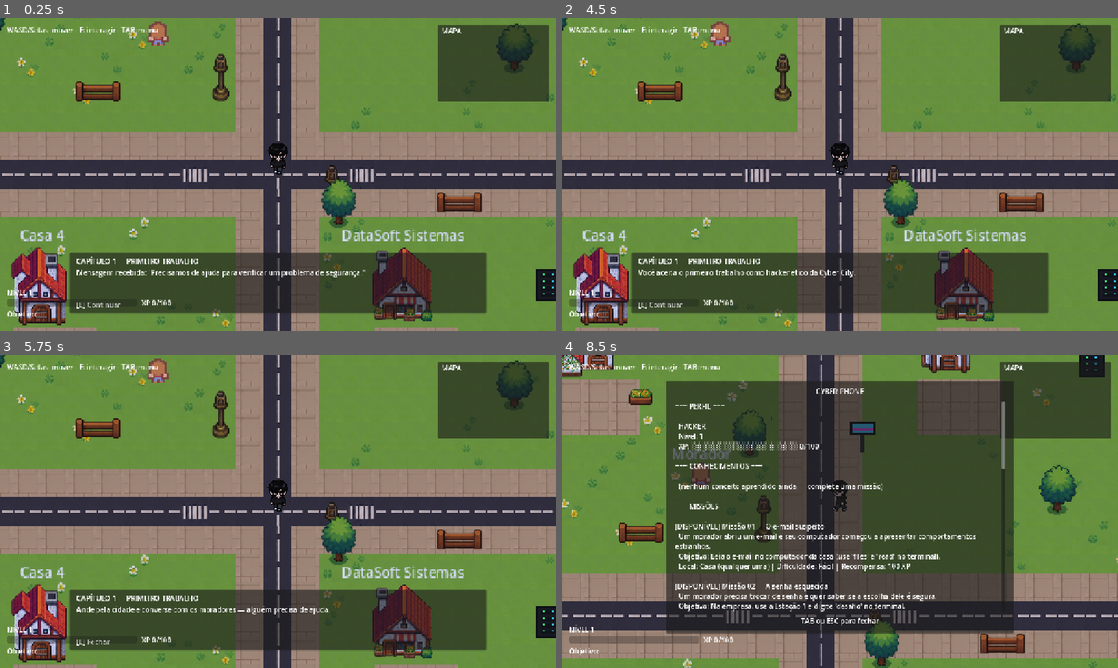
Above: before the commit, frames 1-4 (two rows, left to right).
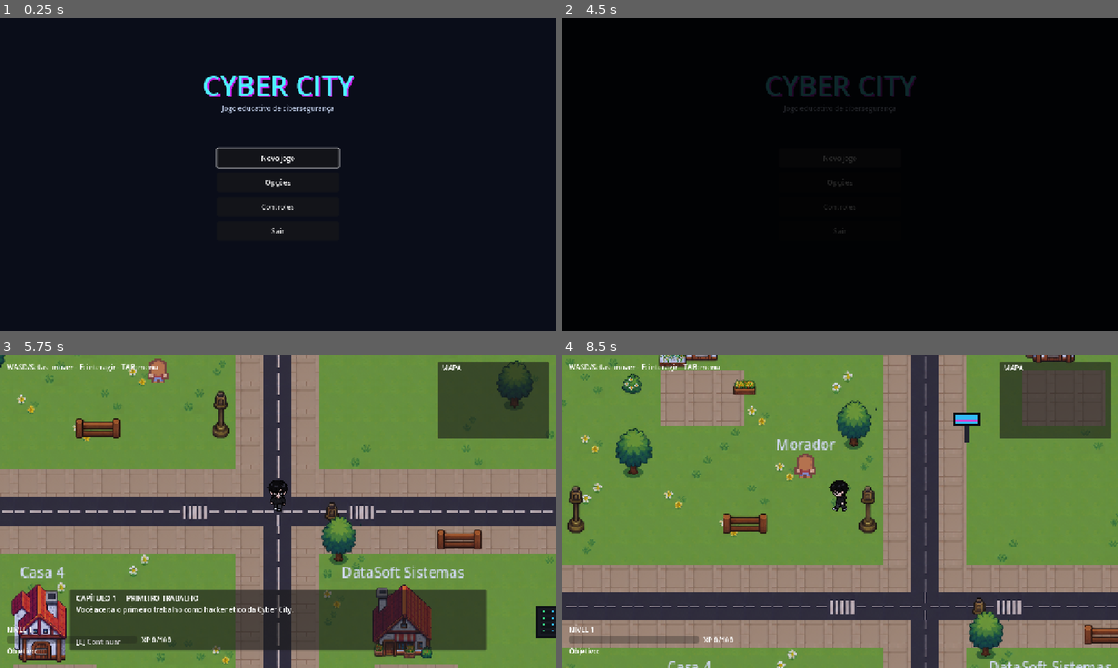
Above: after the commit, the same moments.

Repository: brenocoelhos/CyberCity
Game: Godot game, scene res://scenes/ui/MainMenu.tscn
The game is run twice, just before and just after one commit, with the same random seed, the same clock (stepped at 60 frames per second) and the same inputs. Before the commit the project starts from res://scenes/world/City.tscn.
Inputs (mouse positions are in pixels of both pictures, inside the frame that each line leads up to):
- Up to frame 1 (0.25 s): no input
- Up to frame 2 (4.5 s): click (840, 180) at 0.5 s, where only the run after the commit has a clickable "Opções"; click (840, 208) at 1.25 s, where only the run after the commit has a clickable "Tela cheia"; click (840, 233) at 2 s, where only the run after the commit has a clickable "Voltar"; click (840, 205) at 2.75 s, where only the run after the commit has a clickable "Controles"; tap Enter at 3.5 s; hold D (move_right) 3.53-4.25 s; hold E (interact) 3.53-4.25 s; click (840, 158) at 4.25 s, where only the run after the commit has a clickable "Novo jogo"
- Up to frame 3 (5.75 s): hold S (move_down) from 5.03 s (still down); tap E (interact) at 5.1 s
- Up to frame 4 (8.5 s): tap Space at 5.75 s; release S (move_down) at 5.78 s; hold D (move_right) 5.78-6.53 s; hold E (interact) 5.78-6.53 s; hold W (move_up) 6.53-7.28 s; tap E (interact) at 6.6 s; hold A (move_left) 7.28-8 s; hold E (interact) 7.28-8 s; tap Tab (open_menu) at 7.9 s; click (723, 602) at 8 s, where only the run after the commit has a clickable "Continuar"

The runs differ from the first frame. In frame 1, 98% of the frame differs, in the area x 0-100%, y 0-100%; in frame 2, 99%; in frame 3, 0.5%; in frame 4, 67%.

Commit message:
feat(ui): add main menu, pause buttons and options screen
- MainMenu as the main scene: Continuar, Novo jogo, Opções, Controles, Sair
- Cyber Phone gets Continuar, Opções, Menu principal and Sair do jogo buttons
- Reusable OptionsPanel (volume, fullscreen) persisted by the Settings autoload
- reset() on GameManager, MissionManager and CampaignManager for a new game
- SceneTransition.change_scene() so menus can switch scenes with fade

Co-Authored-By: Claude Opus 5.5 <noreply@anthropic.com>
Claude-Session: https://claude.ai/code/session_01M5WZJg29uajXGLWHwyepk4

Diff:
--- a/project.godot
+++ b/project.godot
@@ -16,13 +16,14 @@
 
 config/name="Cyber City"
 config/description="Jogo educativo de cibersegurança - protótipo acadêmico."
-run/main_scene="res://scenes/world/City.tscn"
+run/main_scene="res://scenes/ui/MainMenu.tscn"
 config/features=PackedStringArray("4.7", "GL Compatibility")
 config/icon="res://assets/characters/player_kenney.png"
 
 [autoload]
 
 GameManager="*res://scripts/systems/GameManager.gd"
+Settings="*res://scripts/systems/Settings.gd"
 MissionManager="*res://scripts/missions/MissionManager.gd"
 CampaignManager="*res://scripts/missions/CampaignManager.gd"
 SoundManager="*res://scripts/systems/SoundManager.gd"
--- a/scenes/ui/GameMenu.tscn
+++ b/scenes/ui/GameMenu.tscn
@@ -1,6 +1,7 @@
-[gd_scene load_steps=2 format=3]
+[gd_scene load_steps=3 format=3]
 
 [ext_resource type="Script" path="res://scripts/ui/GameMenu.gd" id="1"]
+[ext_resource type="PackedScene" path="res://scenes/ui/OptionsPanel.tscn" id="2"]
 
 [node name="GameMenu" type="CanvasLayer"]
 layer = 3
@@ -24,9 +25,37 @@
 offset_left = 20.0
 offset_top = 46.0
 offset_right = 780.0
-offset_bottom = 530.0
+offset_bottom = 476.0
 focus_mode = 0
 bbcode_enabled = false
+
+[node name="Buttons" type="HBoxContainer" parent="Panel"]
+offset_left = 20.0
+offset_top = 488.0
+offset_right = 780.0
+offset_bottom = 530.0
+theme_override_constants/separation = 12
+alignment = 1
+
+[node name="ResumeButton" type="Button" parent="Panel/Buttons"]
+custom_minimum_size = Vector2(170, 40)
+layout_mode = 2
+text = "Continuar"
+
+[node name="OptionsButton" type="Button" parent="Panel/Buttons"]
+custom_minimum_size = Vector2(170, 40)
+layout_mode = 2
+text = "Opções"
+
+[node name="MainMenuButton" type="Button" parent="Panel/Buttons"]
+custom_minimum_size = Vector2(170, 40)
+layout_mode = 2
+text = "Menu principal"
+
+[node name="QuitButton" type="Button" parent="Panel/Buttons"]
+custom_minimum_size = Vector2(170, 40)
+layout_mode = 2
+text = "Sair do jogo"
 
 [node name="HintLabel" type="Label" parent="Panel"]
 offset_left = 20.0
@@ -35,3 +64,5 @@
 offset_bottom = 566.0
 horizontal_alignment = 1
 text = "TAB ou ESC para fechar"
+
+[node name="OptionsPanel" parent="." instance=ExtResource("2")]
--- /dev/null
+++ b/scenes/ui/MainMenu.tscn
@@ -0,0 +1,141 @@
+[gd_scene load_steps=3 format=3]
+
+[ext_resource type="Script" path="res://scripts/ui/MainMenu.gd" id="1"]
+[ext_resource type="PackedScene" path="res://scenes/ui/OptionsPanel.tscn" id="2"]
+
+[node name="MainMenu" type="Control"]
+layout_mode = 3
+anchors_preset = 15
+anchor_right = 1.0
+anchor_bottom = 1.0
+grow_horizontal = 2
+grow_vertical = 2
+script = ExtResource("1")
+
+[node name="Background" type="ColorRect" parent="."]
+layout_mode = 1
+anchors_preset = 15
+anchor_right = 1.0
+anchor_bottom = 1.0
+grow_horizontal = 2
+grow_vertical = 2
+mouse_filter = 2
+color = Color(0.04, 0.05, 0.1, 1)
+
+[node name="TitleLabel" type="Label" parent="."]
+layout_mode = 1
+anchors_preset = 10
+anchor_right = 1.0
+offset_top = 110.0
+offset_bottom = 186.0
+grow_horizontal = 2
+theme_override_colors/font_color = Color(0.3, 0.95, 1, 1)
+theme_override_colors/font_shadow_color = Color(0.8, 0.1, 0.9, 1)
+theme_override_constants/shadow_offset_x = 3
+theme_override_constants/shadow_offset_y = 3
+theme_override_font_sizes/font_size = 64
+text = "CYBER CITY"
+horizontal_alignment = 1
+
+[node name="SubtitleLabel" type="Label" parent="."]
+layout_mode = 1
+anchors_preset = 10
+anchor_right = 1.0
+offset_top = 196.0
+offset_bottom = 224.0
+grow_horizontal = 2
+theme_override_colors/font_color = Color(0.7, 0.75, 0.85, 1)
+text = "Jogo educativo de cibersegurança"
+horizontal_alignment = 1
+
+[node name="MainButtons" type="VBoxContainer" parent="."]
+layout_mode = 1
+anchors_preset = 8
+anchor_left = 0.5
+anchor_top = 0.5
+anchor_right = 0.5
+anchor_bottom = 0.5
+offset_left = -140.0
+offset_top = -60.0
+offset_right = 140.0
+offset_bottom = 220.0
+grow_horizontal = 2
+grow_vertical = 2
+theme_override_constants/separation = 12
+
+[node name="ContinueButton" type="Button" parent="MainButtons"]
+custom_minimum_size = Vector2(0, 44)
+layout_mode = 2
+text = "Continuar"
+
+[node name="NewGameButton" type="Button" parent="MainButtons"]
+custom_minimum_size = Vector2(0, 44)
+layout_mode = 2
+text = "Novo jogo"
+
+[node name="OptionsButton" type="Button" parent="MainButtons"]
+custom_minimum_size = Vector2(0, 44)
+layout_mode = 2
+text = "Opções"
+
+[node name="ControlsButton" type="Button" parent="MainButtons"]
+custom_minimum_size = Vector2(0, 44)
+layout_mode = 2
+text = "Controles"
+
+[node name="QuitButton" type="Button" parent="MainButtons"]
+custom_minimum_size = Vector2(0, 44)
+layout_mode = 2
+text = "Sair"
+
+[node name="OptionsPanel" parent="." instance=ExtResource("2")]
+layout_mode = 1
+
+[node name="ControlsPanel" type="Panel" parent="."]
+layout_mode = 1
+anchors_preset = 8
+anchor_left = 0.5
+anchor_top = 0.5
+anchor_right = 0.5
+anchor_bottom = 0.5
+offset_left = -300.0
+offset_top = -170.0
+offset_right = 300.0
+offset_bottom = 230.0
+grow_horizontal = 2
+grow_vertical = 2
+
+[node name="TitleLabel" type="Label" parent="ControlsPanel"]
+layout_mode = 0
+offset_left = 20.0
+offset_top = 16.0
+offset_right = 580.0
+offset_bottom = 50.0
+theme_override_font_sizes/font_size = 24
+text = "CONTROLES"
+horizontal_alignment = 1
+
+[node name="TextLabel" type="Label" parent="ControlsPanel"]
+layout_mode = 0
+offset_left = 40.0
+offset_top = 70.0
+offset_right = 560.0
+offset_bottom = 320.0
+text = "W A S D ou setas — andar
+E — interagir / avançar diálogo
+TAB ou ESC — abrir o Cyber Phone (missões, perfil e pausa)
+
+No terminal:
+  help — lista os comandos
+  dica — mostra uma dica da missão
+  ESC — fechar o terminal"
+autowrap_mode = 3
+
+[node name="BackButton" type="Button" parent="ControlsPanel"]
+custom_minimum_size = Vector2(0, 40)
+layout_mode = 0
+offset_left = 200.0
+offset_top = 340.0
+offset_right = 400.0
+offset_bottom = 380.0
+text = "Voltar"
--- /dev/null
+++ b/scenes/ui/OptionsPanel.tscn
@@ -0,0 +1,66 @@
+[gd_scene load_steps=2 format=3]
+
+[ext_resource type="Script" path="res://scripts/ui/OptionsPanel.gd" id="1"]
+
+[node name="OptionsPanel" type="Panel"]
+anchors_preset = 8
+anchor_left = 0.5
+anchor_top = 0.5
+anchor_right = 0.5
+anchor_bottom = 0.5
+offset_left = -260.0
+offset_top = -60.0
+offset_right = 260.0
+offset_bottom = 184.0
+grow_horizontal = 2
+grow_vertical = 2
+script = ExtResource("1")
+
+[node name="TitleLabel" type="Label" parent="."]
+layout_mode = 0
+offset_left = 20.0
+offset_top = 16.0
+offset_right = 500.0
+offset_bottom = 50.0
+theme_override_font_sizes/font_size = 24
+text = "OPÇÕES"
+horizontal_alignment = 1
+
+[node name="VBox" type="VBoxContainer" parent="."]
+layout_mode = 0
+offset_left = 40.0
+offset_top = 76.0
+offset_right = 480.0
+offset_bottom = 296.0
+theme_override_constants/separation = 24
+
+[node name="VolumeRow" type="HBoxContainer" parent="VBox"]
+layout_mode = 2
+theme_override_constants/separation = 12
+
+[node name="VolumeLabel" type="Label" parent="VBox/VolumeRow"]
+custom_minimum_size = Vector2(90, 0)
+layout_mode = 2
+text = "Volume"
+
+[node name="VolumeSlider" type="HSlider" parent="VBox/VolumeRow"]
+layout_mode = 2
+size_flags_horizontal = 3
+size_flags_vertical = 4
+step = 5.0
+value = 100.0
+
+[node name="VolumeValue" type="Label" parent="VBox/VolumeRow"]
+custom_minimum_size = Vector2(56, 0)
+layout_mode = 2
+text = "100%"
+horizontal_alignment = 2
+
+[node name="FullscreenCheck" type="CheckButton" parent="VBox"]
+layout_mode = 2
+text = "Tela cheia"
+
+[node name="BackButton" type="Button" parent="VBox"]
+custom_minimum_size = Vector2(0, 40)
+layout_mode = 2
+text = "Voltar"
--- a/scripts/dialogue/DialogueManager.gd
+++ b/scripts/dialogue/DialogueManager.gd
@@ -65,6 +65,13 @@
 		_show_current_line()
 
 
+## Esconde a caixa sem avisar ninguém (sem emitir "closed"). Usado ao
+## sair para o menu principal, para não disparar o próximo capítulo.
+func force_close() -> void:
+	_active = false
+	panel.visible = false
+
+
 func _close() -> void:
 	_active = false
 	panel.visible = false
--- a/scripts/missions/CampaignManager.gd
+++ b/scripts/missions/CampaignManager.gd
@@ -84,6 +84,17 @@
 	MissionManager.mission_completed.connect(_on_mission_completed)
 
 
+## Volta a campanha ao início (usado por "Novo jogo").
+func reset() -> void:
+	is_game_completed = false
+	_intro_played = false
+	_chapter_started.clear()
+	_chapter_finished.clear()
+	_queued_action = Callable()
+	if DialogueManager.closed.is_connected(_run_queued_action):
+		DialogueManager.closed.disconnect(_run_queued_action)
+
+
 ## Chamado pela cidade (City.gd) toda vez que a cena carrega. Só faz
 ## alguma coisa da primeira vez — é seguro chamar sempre.
 func play_opening() -> void:
--- a/scripts/missions/MissionManager.gd
+++ b/scripts/missions/MissionManager.gd
@@ -135,6 +135,20 @@
 		"explanation": "Se o site mostrasse o comentário na página sem tratar o conteúdo, uma tag <script> digitada por qualquer visitante rodaria no navegador de quem lesse o comentário. Por isso todo conteúdo enviado por usuários precisa ser sanitizado antes de ser exibido.",
 	},
 }
+
+## Estado inicial de cada missão, guardado para o "Novo jogo".
+var _initial_states: Dictionary = {}
+
+
+func _ready() -> void:
+	for mission_id in missions.keys():
+		_initial_states[mission_id] = missions[mission_id]["state"]
+
+
+## Volta todas as missões ao estado inicial (usado por "Novo jogo").
+func reset() -> void:
+	for mission_id in _initial_states.keys():
+		missions[mission_id]["state"] = _initial_states[mission_id]
 
 
 func get_mission(mission_id: String) -> Dictionary:
--- a/scripts/systems/GameManager.gd
+++ b/scripts/systems/GameManager.gd
@@ -17,6 +17,23 @@
 ## Conhecimentos aprendidos: nome do conceito -> quantidade de vezes
 ## reforçado. Usado na tela de Perfil para mostrar a evolução educativa.
 var knowledge: Dictionary = {}
+
+## true depois que o jogador clica em "Novo jogo" no menu principal.
+## O menu usa isso para mostrar (ou não) o botão "Continuar".
+var game_started: bool = false
+
+## Cena onde o jogador estava ao voltar para o menu principal
+## (usada pelo botão "Continuar").
+var resume_scene_path: String = ""
+
+
+## Volta o progresso ao início (usado por "Novo jogo").
+func reset() -> void:
+	level = 1
+	xp = 0
+	total_xp_earned = 0
+	knowledge.clear()
+	xp_changed.emit(xp, xp_to_next_level(), level)
 
 
 ## XP necessário para passar do nível atual para o próximo.
--- a/scripts/systems/SceneTransition.gd
+++ b/scripts/systems/SceneTransition.gd
@@ -30,6 +30,18 @@
 	await Fade.fade_in()
 
 
+## Troca para qualquer cena com fade (usado pelos menus). Roda aqui no
+## autoload porque a cena que chamou (ex.: o menu principal) é apagada
+## no meio da troca. "before_change" roda com a tela já preta.
+func change_scene(scene_path: String, before_change: Callable = Callable()) -> void:
+	await Fade.fade_out()
+	if before_change.is_valid():
+		before_change.call()
+	get_tree().change_scene_to_file(scene_path)
+	await get_tree().process_frame
+	await Fade.fade_in()
+
+
 ## Chamado pela porta de saída dentro de um interior.
 func exit_to_city() -> void:
 	await Fade.fade_out()
--- /dev/null
+++ b/scripts/systems/Settings.gd
@@ -0,0 +1,54 @@
+extends Node
+## Settings.gd — Autoload
+## Guarda as opções do jogador (volume e tela cheia) em
+## user://settings.cfg, para continuarem iguais na próxima vez que o
+## jogo abrir. Usado pela tela de Opções do menu principal e do menu
+## de pausa.
+
+const SETTINGS_PATH := "user://settings.cfg"
+
+## Volume geral de 0.0 (mudo) a 1.0 (máximo).
+var master_volume: float = 1.0
+var fullscreen: bool = false
+
+
+func _ready() -> void:
+	_load()
+	_apply()
+
+
+func set_master_volume(value: float) -> void:
+	master_volume = clampf(value, 0.0, 1.0)
+	_apply()
+	_save()
+
+
+func set_fullscreen(value: bool) -> void:
+	fullscreen = value
+	_apply()
+	_save()
+
+
+func _apply() -> void:
+	var bus: int = AudioServer.get_bus_index("Master")
+	AudioServer.set_bus_volume_db(bus, linear_to_db(master_volume))
+	AudioServer.set_bus_mute(bus, master_volume <= 0.0)
+
+	var mode := DisplayServer.WINDOW_MODE_FULLSCREEN if fullscreen else DisplayServer.WINDOW_MODE_WINDOWED
+	if DisplayServer.window_get_mode() != mode:
+		DisplayServer.window_set_mode(mode)
+
+
+func _load() -> void:
+	var config := ConfigFile.new()
+	if config.load(SETTINGS_PATH) != OK:
+		return
+	master_volume = clampf(float(config.get_value("audio", "master_volume", 1.0)), 0.0, 1.0)
+	fullscreen = bool(config.get_value("video", "fullscreen", false))
+
+
+func _save() -> void:
+	var config := ConfigFile.new()
+	config.set_value("audio", "master_volume", master_volume)
+	config.set_value("video", "fullscreen", fullscreen)
+	config.save(SETTINGS_PATH)
--- a/scripts/ui/GameMenu.gd
+++ b/scripts/ui/GameMenu.gd
@@ -3,15 +3,33 @@
 ## "CYBER PHONE": menu simples do jogador, aberto com TAB ou ESC.
 ## Mostra as missões, os conhecimentos adquiridos e o perfil (nível/XP).
 ## Mantido como um painel único de texto para não complicar o escopo.
+## Embaixo ficam os botões de pausa: Continuar, Opções, Menu principal
+## e Sair do jogo.
+
+const MAIN_MENU_SCENE := "res://scenes/ui/MainMenu.tscn"
+const CITY_SCENE := "res://scenes/world/City.tscn"
 
 @onready var panel: Panel = $Panel
 @onready var content: RichTextLabel = $Panel/Content
+@onready var resume_button: Button = $Panel/Buttons/ResumeButton
+@onready var options_button: Button = $Panel/Buttons/OptionsButton
+@onready var main_menu_button: Button = $Panel/Buttons/MainMenuButton
+@onready var quit_button: Button = $Panel/Buttons/QuitButton
+@onready var options_panel: Panel = $OptionsPanel
 
 var _active: bool = false
 
 
 func _ready() -> void:
 	panel.visible = false
+	# No navegador (exportação Web) não existe "fechar o jogo".
+	quit_button.visible = not OS.has_feature("web")
+
+	resume_button.pressed.connect(toggle)
+	options_button.pressed.connect(_on_options_pressed)
+	main_menu_button.pressed.connect(_on_main_menu_pressed)
+	quit_button.pressed.connect(_on_quit_pressed)
+	options_panel.closed.connect(_on_options_closed)
 
 
 func is_active() -> bool:
@@ -30,11 +48,46 @@
 	_active = true
 	panel.visible = true
 	_refresh()
+	resume_button.grab_focus()
 
 
 func close() -> void:
 	_active = false
 	panel.visible = false
+	options_panel.visible = false
+
+
+func _on_options_pressed() -> void:
+	SoundManager.play("blip")
+	panel.visible = false
+	options_panel.open()
+
+
+func _on_options_closed() -> void:
+	if not _active:
+		return
+	panel.visible = true
+	options_button.grab_focus()
+
+
+## Volta para a tela inicial, guardando onde o jogador estava para o
+## botão "Continuar" do menu principal.
+func _on_main_menu_pressed() -> void:
+	SoundManager.play("blip")
+	var scene: Node = get_tree().current_scene
+	GameManager.resume_scene_path = scene.scene_file_path
+	if scene.scene_file_path == CITY_SCENE:
+		var player: Node2D = scene.get_node_or_null("Player")
+		if player:
+			SceneTransition.return_spawn_position = player.global_position
+			SceneTransition.has_pending_spawn = true
+
+	close()
+	SceneTransition.change_scene(MAIN_MENU_SCENE)
+
+
+func _on_quit_pressed() -> void:
+	get_tree().quit()
 
 
 func _refresh() -> void:
@@ -106,7 +159,22 @@
 	content.append_text(text + "\n")
 
 
+func _input(event: InputEvent) -> void:
+	# Com o menu aberto, TAB/ESC fecham o menu aqui em _input: senão um
+	# botão com foco "comeria" o TAB (que no Godot troca o foco).
+	if not _active or options_panel.visible:
+		return
+	if event.is_action_pressed("open_menu"):
+		toggle()
+		get_viewport().set_input_as_handled()
+
+
 func _unhandled_input(event: InputEvent) -> void:
+	# Na tela inicial o Cyber Phone não abre.
+	var scene: Node = get_tree().current_scene
+	if scene and scene.scene_file_path == MAIN_MENU_SCENE:
+		return
+
 	# O menu não deve abrir por cima do terminal, de um diálogo ou da
 	# tela de missão concluída (todos eles já usam ESC/E).
 	if TerminalManager.is_active() or DialogueManager.is_active() \
--- a/scripts/ui/HUD.gd
+++ b/scripts/ui/HUD.gd
@@ -28,6 +28,11 @@
 
 func is_popup_active() -> bool:
 	return _popup_active
+
+
+## Atualiza nível, XP e objetivo (usado ao começar um novo jogo).
+func refresh() -> void:
+	_refresh()
 
 
 func _refresh() -> void:
--- /dev/null
+++ b/scripts/ui/MainMenu.gd
@@ -0,0 +1,112 @@
+extends Control
+## MainMenu.gd
+## Tela inicial do jogo (cena principal do projeto).
+## Botões: Continuar (só aparece se já existe um jogo em andamento),
+## Novo jogo, Opções, Controles e Sair.
+
+const CITY_SCENE := "res://scenes/world/City.tscn"
+
+@onready var main_buttons: VBoxContainer = $MainButtons
+@onready var continue_button: Button = $MainButtons/ContinueButton
+@onready var new_game_button: Button = $MainButtons/NewGameButton
+@onready var options_button: Button = $MainButtons/OptionsButton
+@onready var controls_button: Button = $MainButtons/ControlsButton
+@onready var quit_button: Button = $MainButtons/QuitButton
+@onready var options_panel: Panel = $OptionsPanel
+@onready var controls_panel: Panel = $ControlsPanel
+@onready var controls_back_button: Button = $ControlsPanel/BackButton
+
+## Evita clicar duas vezes em "Novo jogo" durante o fade.
+var _leaving: bool = false
+
+
+func _ready() -> void:
+	# A interface do jogo (nível/XP) não aparece na tela inicial.
+	HUD.visible = false
+	GameMenu.close()
+
+	continue_button.visible = GameManager.game_started
+	# No navegador (exportação Web) não existe "fechar o jogo".
+	quit_button.visible = not OS.has_feature("web")
+
+	continue_button.pressed.connect(_on_continue_pressed)
+	new_game_button.pressed.connect(_on_new_game_pressed)
+	options_button.pressed.connect(_on_options_pressed)
+	controls_button.pressed.connect(_on_controls_pressed)
+	quit_button.pressed.connect(_on_quit_pressed)
+	controls_back_button.pressed.connect(_close_controls)
+	options_panel.closed.connect(_show_main_buttons)
+
+	controls_panel.visible = false
+	_show_main_buttons()
+
+
+func _show_main_buttons() -> void:
+	main_buttons.visible = true
+	if continue_button.visible:
+		continue_button.grab_focus()
+	else:
+		new_game_button.grab_focus()
+
+
+func _on_continue_pressed() -> void:
+	var path: String = GameManager.resume_scene_path
+	if path == "":
+		path = CITY_SCENE
+	_start_game(path)
+
+
+func _on_new_game_pressed() -> void:
+	# Zera todo o progresso guardado nos autoloads.
+	GameManager.reset()
+	MissionManager.reset()
+	CampaignManager.reset()
+	DialogueManager.force_close()
+	SceneTransition.has_pending_spawn = false
+	SceneTransition.return_scene_path = CITY_SCENE
+	GameManager.resume_scene_path = ""
+	_start_game(CITY_SCENE)
+
+
+func _start_game(scene_path: String) -> void:
+	if _leaving:
+		return
+	_leaving = true
+	SoundManager.play("interact")
+	GameManager.game_started = true
+
+	SceneTransition.change_scene(scene_path, _show_hud)
+
+
+func _show_hud() -> void:
+	HUD.refresh()
+	HUD.visible = true
+
+
+func _on_options_pressed() -> void:
+	SoundManager.play("blip")
+	main_buttons.visible = false
+	options_panel.open()
+
+
+func _on_controls_pressed() -> void:
+	SoundManager.play("blip")
+	main_buttons.visible = false
+	controls_panel.visible = true
+	controls_back_button.grab_focus()
+
+
+func _close_controls() -> void:
+	SoundManager.play("blip")
+	controls_panel.visible = false
+	_show_main_buttons()
+
+
+func _on_quit_pressed() -> void:
+	get_tree().quit()
+
+
+func _unhandled_input(event: InputEvent) -> void:
+	if controls_panel.visible and event.is_action_pressed("ui_cancel"):
+		_close_controls()
+		get_viewport().set_input_as_handled()
--- /dev/null
+++ b/scripts/ui/OptionsPanel.gd
@@ -0,0 +1,60 @@
+extends Panel
+## OptionsPanel.gd
+## Painel de Opções (volume e tela cheia), usado tanto no menu
+## principal quanto no menu de pausa (Cyber Phone). As mudanças são
+## aplicadas na hora e salvas pelo autoload Settings.
+
+## Emitido quando o jogador clica em "Voltar" ou aperta ESC.
+signal closed
+
+@onready var volume_slider: HSlider = $VBox/VolumeRow/VolumeSlider
+@onready var volume_value: Label = $VBox/VolumeRow/VolumeValue
+@onready var fullscreen_check: CheckButton = $VBox/FullscreenCheck
+@onready var back_button: Button = $VBox/BackButton
+
+
+func _ready() -> void:
+	visible = false
+	volume_slider.value_changed.connect(_on_volume_changed)
+	fullscreen_check.toggled.connect(_on_fullscreen_toggled)
+	back_button.pressed.connect(close)
+
+
+func open() -> void:
+	volume_slider.set_value_no_signal(Settings.master_volume * 100.0)
+	fullscreen_check.set_pressed_no_signal(Settings.fullscreen)
+	_update_volume_label()
+	visible = true
+	volume_slider.grab_focus()
+
+
+func close() -> void:
+	if not visible:
+		return
+	SoundManager.play("blip")
+	visible = false
+	closed.emit()
+
+
+func _on_volume_changed(value: float) -> void:
+	Settings.set_master_volume(value / 100.0)
+	_update_volume_label()
+	# Um "blip" curto para o jogador ouvir o volume novo.
+	SoundManager.play("blip")
+
+
+func _on_fullscreen_toggled(pressed: bool) -> void:
+	SoundManager.play("blip")
+	Settings.set_fullscreen(pressed)
+
+
+func _update_volume_label() -> void:
+	volume_value.text = "%d%%" % int(volume_slider.value)
+
+
+func _input(event: InputEvent) -> void:
+	# _input (e não _unhandled_input) para o ESC fechar só este painel,
+	# antes de chegar ao menu que está por baixo.
+	if visible and event.is_action_pressed("ui_cancel"):
+		close()
+		get_viewport().set_input_as_handled()
